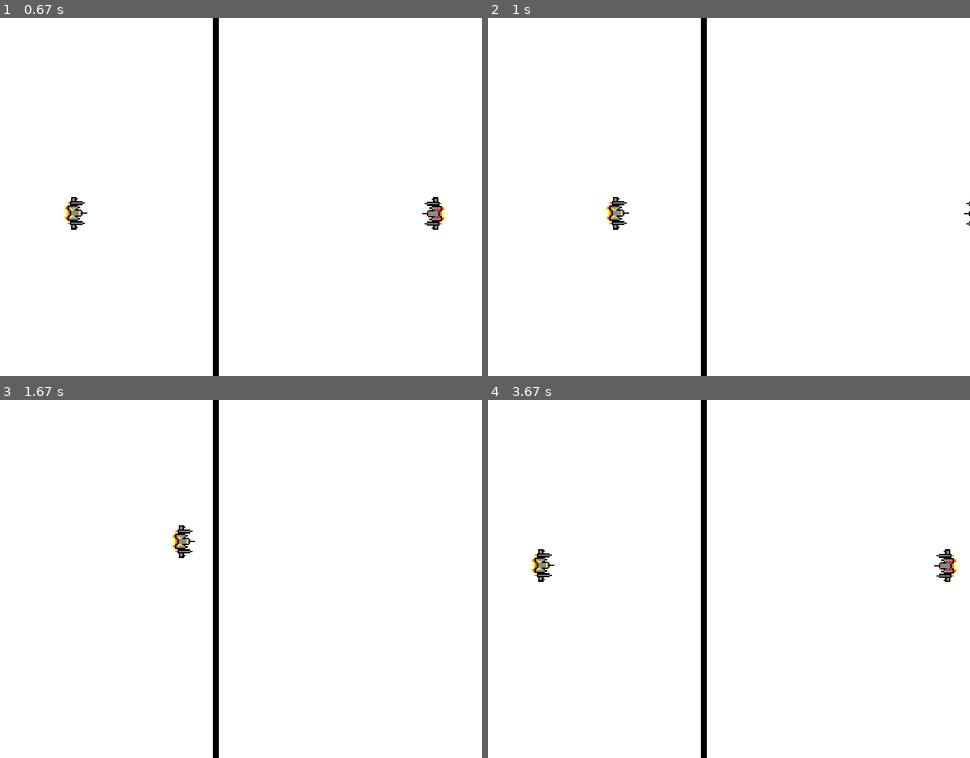
Above: before the commit, frames 1-4 (two rows, left to right).
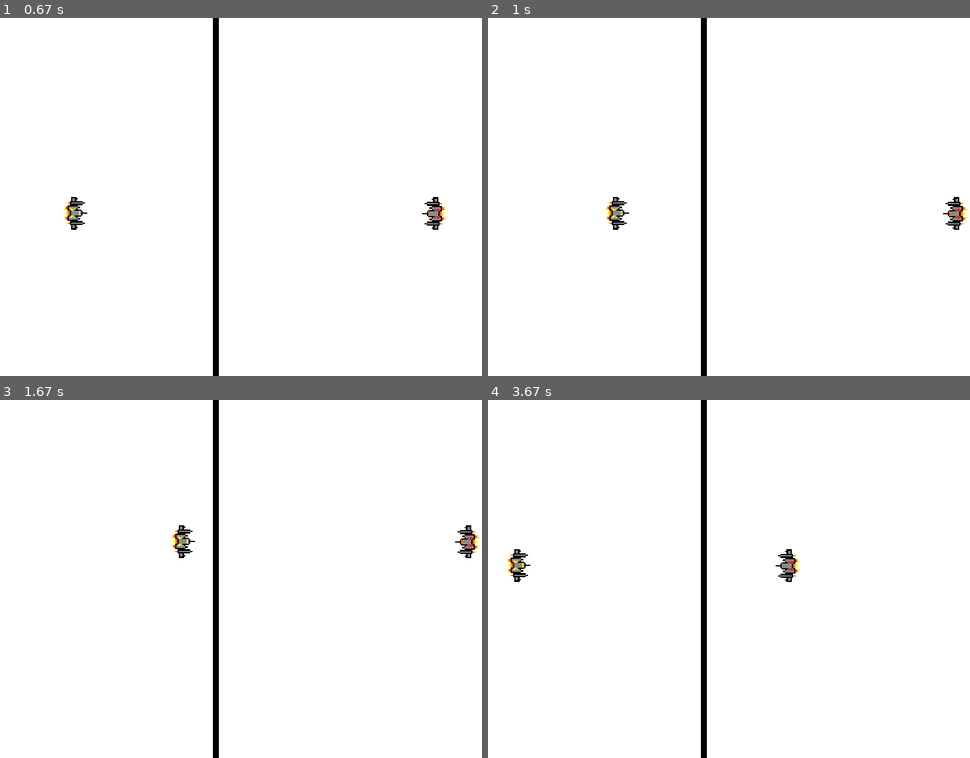
Above: after the commit, the same moments.

Repository: RoysYB/pygame-beginner
Game: pygame game, started from main.py
Same seed, same stepped clock (60 frames per second), same inputs: the game is played once before the commit and once after it.
Inputs:
- Up to frame 1 (0.67 s): hold D from 0.33 s (still down); hold Right from 0.33 s (still down)
- Up to frame 2 (1 s): release D at 0.8 s; release Right at 0.8 s; hold Right from 0.83 s (still down); hold D from 0.83 s (still down)
- Up to frame 3 (1.67 s): release Right at 1.3 s; release D at 1.3 s; hold Up 1.33-1.63 s; hold W 1.33-1.63 s
- Up to frame 4 (3.67 s): hold Right 1.67-2.13 s; hold D 1.67-2.13 s; hold Left 2.17-2.7 s; hold A 2.17-2.7 s; hold Down 2.73-3.03 s; hold S 2.73-3.03 s; hold Left 3.07-3.47 s; hold A 3.07-3.47 s; hold Up from 3.5 s (still down); hold W from 3.5 s (still down)

Frame 1 is identical in both runs. In frame 2, 0.2% of the frame differs, in the area x 94-100%, y 50-60%; in frame 3, 0.2%; in frame 4, 0.9%, in the area x 3-98%, y 41-51%.

Commit message:
spaceship movement corrected

Diff:
--- a/main.py
+++ b/main.py
@@ -43,20 +43,20 @@
 
     if keys_pressed[pygame.K_a] and yellow.x-VEL>0:         #LEFT  key pressed
         yellow.x-=VEL
-    if keys_pressed[pygame.K_d] and yellow.x+VEL<BORDER.x:         #RIGHT  key pressed
+    if keys_pressed[pygame.K_d] and yellow.x+VEL+SPACESHIP_WIDTH<BORDER.x:         #RIGHT  key pressed
         yellow.x+=VEL
-    if keys_pressed[pygame.K_w]:         #UP  key pressed
+    if keys_pressed[pygame.K_w]   and yellow.y-VEL>0 :         #UP  key pressed
         yellow.y-=VEL
-    if keys_pressed[pygame.K_s]:         #DOWN key pressed
+    if keys_pressed[pygame.K_s] and yellow.y+VEL+SPACESHIP_HEIGHT<HEIGHT:         #DOWN key pressed
         yellow.y+=VEL
 def RED_KEYBOARD_MOVEMENT(keys_pressed,red):
-    if keys_pressed[pygame.K_LEFT]:         #LEFT  key pressed
+    if keys_pressed[pygame.K_LEFT] and red.x-VEL>WIDTH/2:         #LEFT  key pressed
         red.x-=VEL
-    if keys_pressed[pygame.K_RIGHT]:         #RIGHT  key pressed
+    if keys_pressed[pygame.K_RIGHT]  and red.x+VEL+SPACESHIP_WIDTH<WIDTH:         #RIGHT  key pressed
         red.x+=VEL
-    if keys_pressed[pygame.K_UP]:         #UP  key pressed
+    if keys_pressed[pygame.K_UP]  and red.y-VEL>0:         #UP  key pressed   set to zero since the  border begins from zero from top
         red.y-=VEL
-    if keys_pressed[pygame.K_DOWN]:         #DOWN key pressed
+    if keys_pressed[pygame.K_DOWN] and red.y+SPACESHIP_HEIGHT<HEIGHT:         #DOWN key pressed
         red.y+=VEL
 
 
